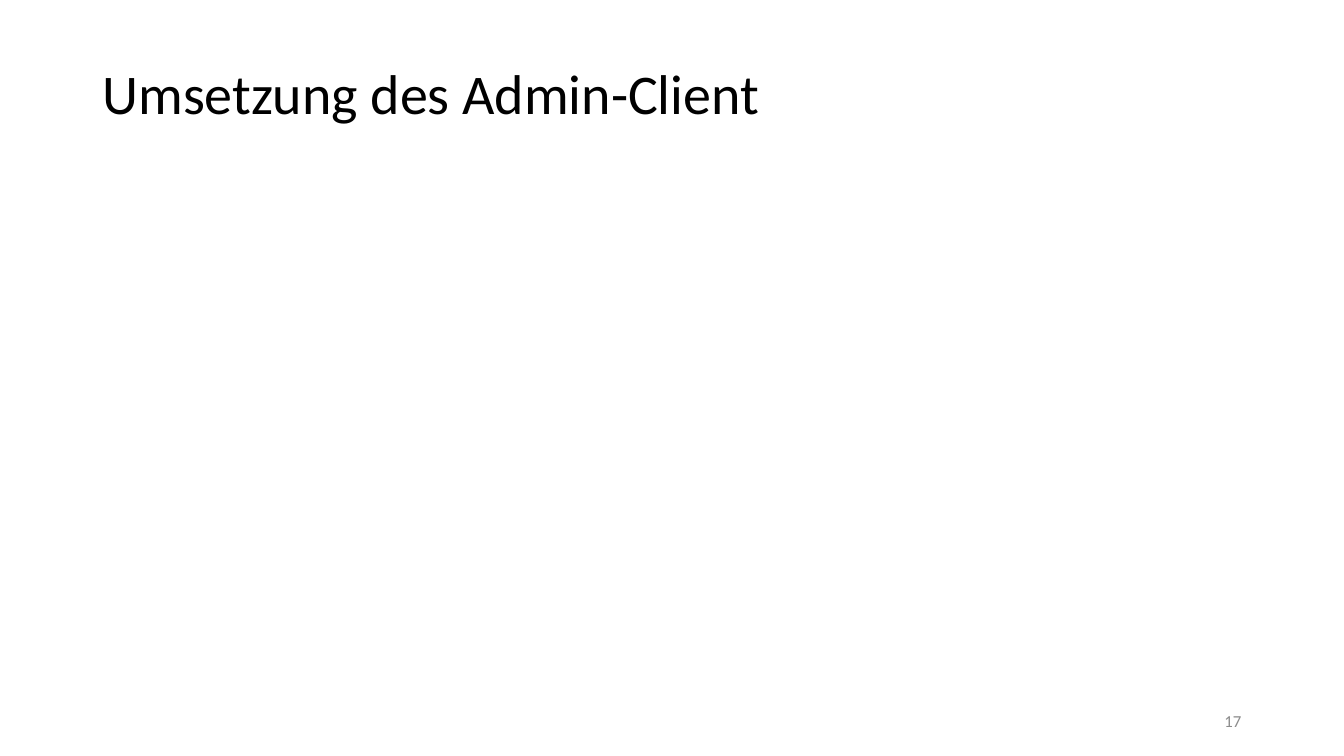
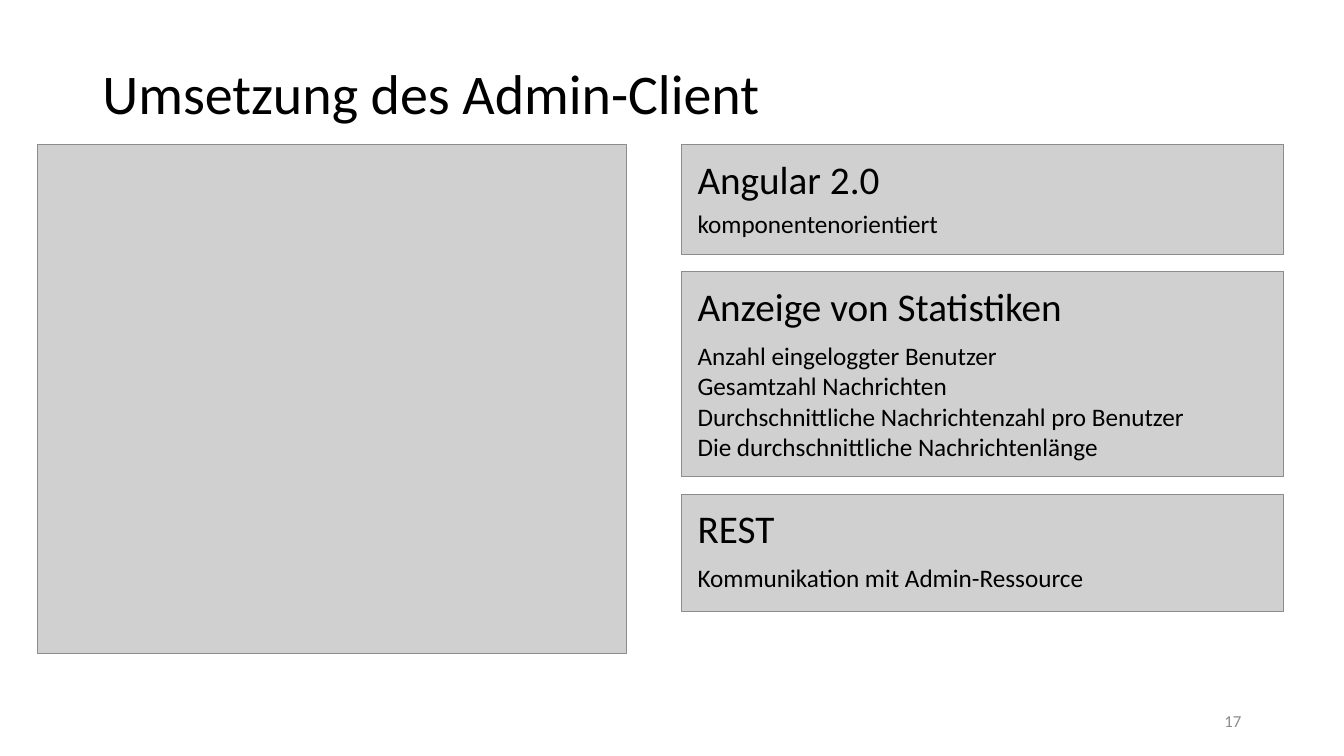
Before and after one commit to chrissike/chatapplication, a slide deck: slide 17 of dokumentation/vortrag.pptx. Drawn at 1344x756 pixels with LibreOffice and Linux fonts; fonts in the diff are those of the drawing; grey boxes stand for pictures; background and template pictures are left out. Boxes give left, top, right and bottom in pixels: in the first picture for what was removed or moved away, otherwise in the second. Text is boxed around its words. In the diff, an @@ line names an element or a change of style, - is before the commit and + after.

Commit message:
Admin-Client Folie

```diff
--- a/dokumentation/vortrag.pptx
+++ b/dokumentation/vortrag.pptx
@@ picture added at (x1=37, y1=144, x2=626, y2=654) @@
@@ picture added at (x1=682, y1=144, x2=1285, y2=254) @@
@@ text added at (x1=698, y1=166, x2=880, y2=201), 28 pt, text #000000 @@
+Angular 2.0
@@ text added at (x1=698, y1=215, x2=938, y2=237), 18 pt, text #000000 @@
+komponentenorientiert
@@ picture added at (x1=682, y1=272, x2=1285, y2=477) @@
@@ text added at (x1=698, y1=293, x2=1062, y2=328), 28 pt, text #000000 @@
+Anzeige von Statistiken
@@ text added at (x1=698, y1=347, x2=1184, y2=461), 18 pt, text #000000 @@
+Anzahl eingeloggter Benutzer
+Gesamtzahl Nachrichten
+Durchschnittliche Nachrichtenzahl pro Benutzer
+Die durchschnittliche Nachrichtenlänge
@@ picture added at (x1=682, y1=494, x2=1285, y2=611) @@
@@ text added at (x1=698, y1=517, x2=775, y2=544), 28 pt, text #000000 @@
+REST
@@ text added at (x1=698, y1=569, x2=1083, y2=587), 18 pt, text #000000 @@
+Kommunikation mit Admin-Ressource
```
